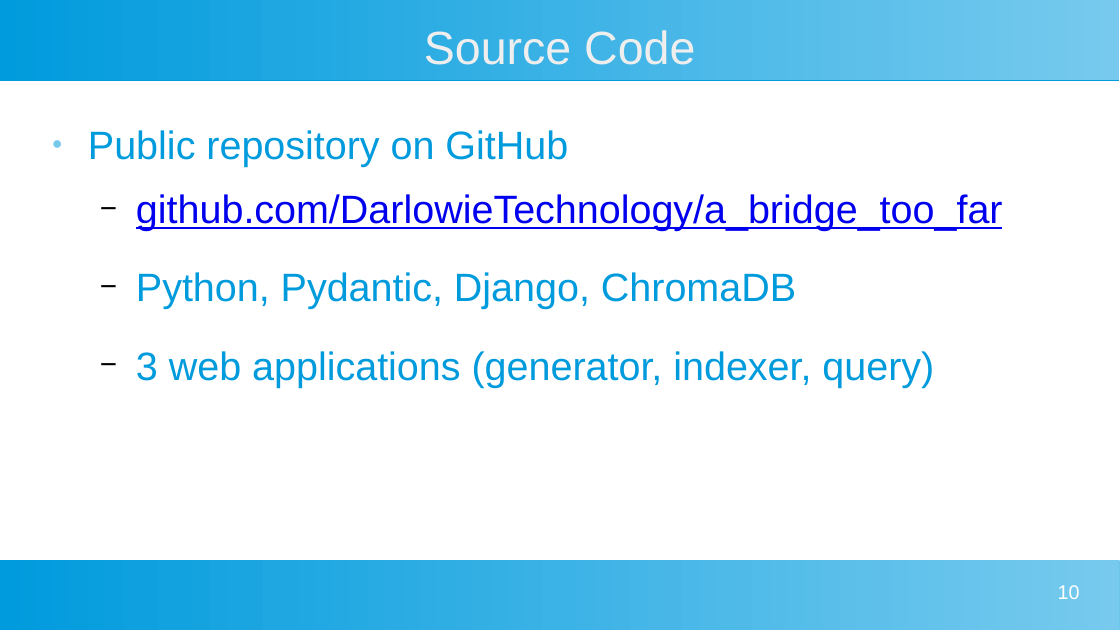
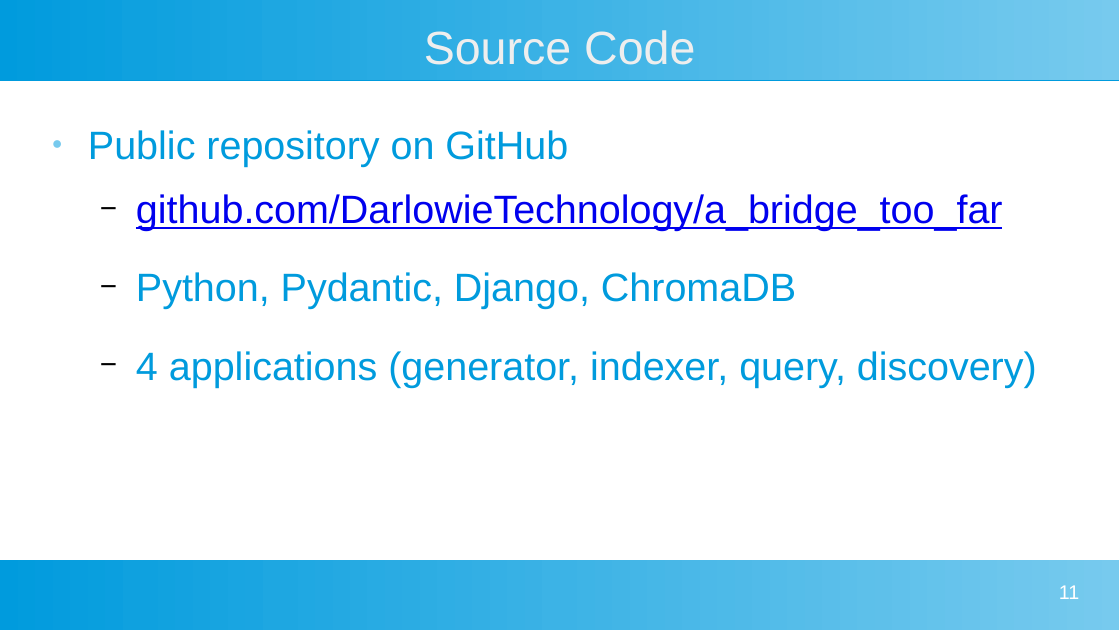
Before and after one commit to DarlowieTechnology/a_bridge_too_far, a slide deck: slide 11 of architecture/Project Presentation v1.pptx (slide 10 before the commit). Drawn at 1120x630 pixels with LibreOffice and Linux fonts; fonts in the diff are those of the drawing. Boxes give left, top, right and bottom in pixels: in the first picture for what was removed or moved away, otherwise in the second. Text is boxed around its words. In the diff, an @@ line names an element or a change of style, - is before the commit and + after.

```diff
--- a/architecture/Project Presentation v1.pptx
+++ b/architecture/Project Presentation v1.pptx
@@ text at <box>136,351,1037,387</box>: text changed @@
-  − 3 web applications (generator, indexer, query)
+  − 4 applications (generator, indexer, query, discovery)
@@ page number at <box>1059,585,1080,599</box>: text changed @@
-10
+11
```
Also in this commit, not shown: 1 other slide changed, 6 slides added, 7 other files.
